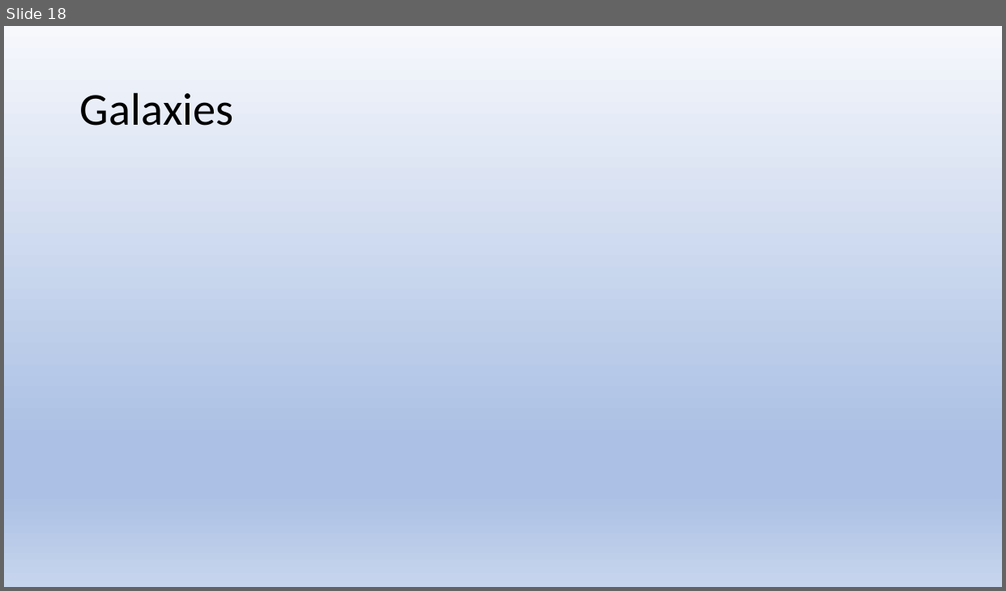
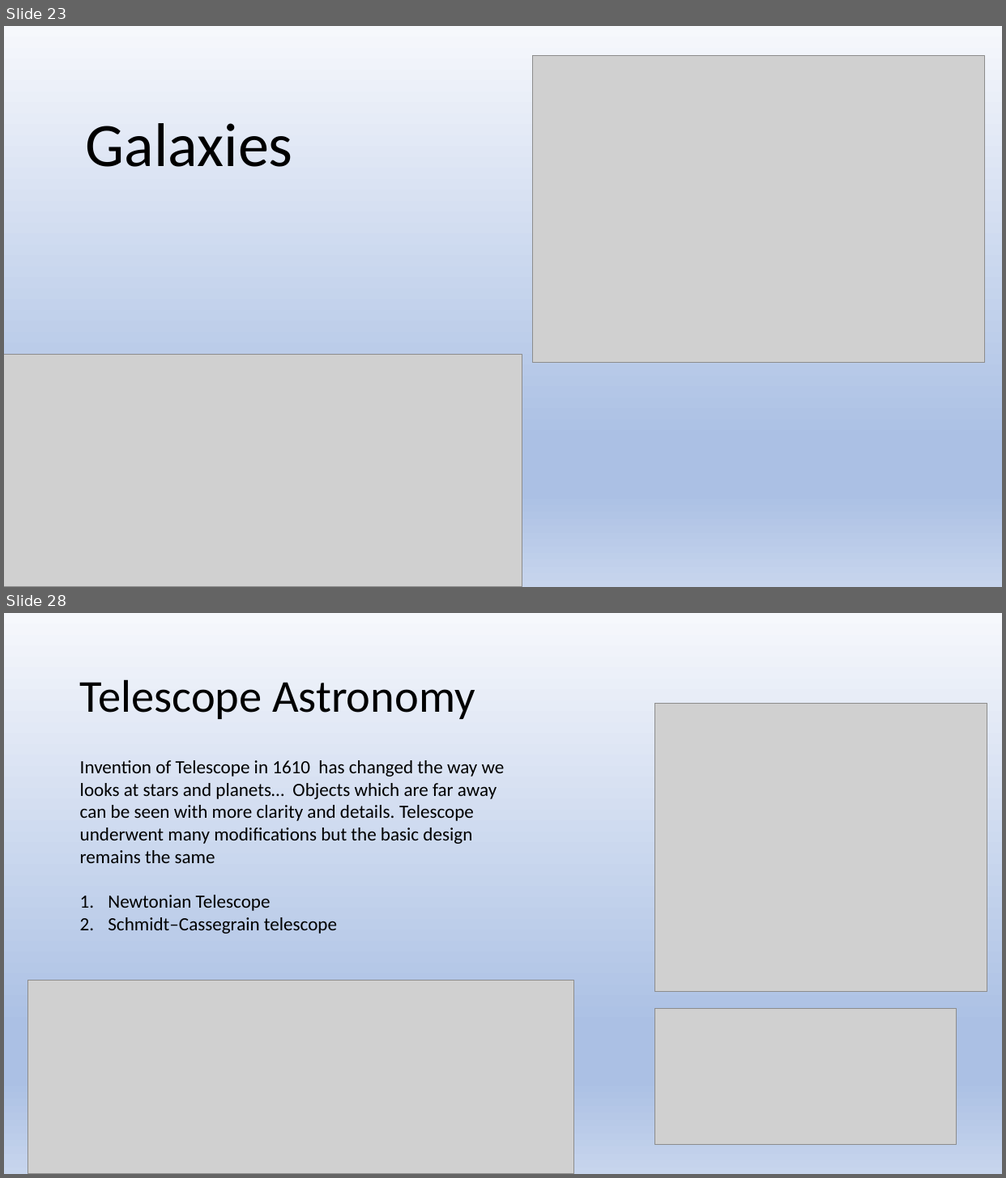
Before and after one commit to girishsukukumar/General, a slide deck: astronomy-kids.pptx. Shown one above the other, each under a label of ours: slide 18 before the commit, slides 23 and 28 after it; the slides between them are not shown. The pictures are 1006x591 and 1006x1178 pixels, drawn with LibreOffice and Linux fonts; fonts in the diff are those of the drawing; grey boxes stand for pictures. Boxes give left, top, right and bottom in pixels: in the first picture for what was removed or moved away, otherwise in the second. Text is boxed around its words. In the diff, an @@ line names an element or a change of style, - is before the commit and + after.

```diff
--- a/astronomy-kids.pptx
+++ b/astronomy-kids.pptx
@@ slide 28 added at <box>4,613,1002,1174</box>, background gradient #F6F8FC to #ABC0E4 to #C7D5ED @@
@@ title added at <box>80,679,475,719</box>, 44 pt, text #000000 @@
+Telescope Astronomy
@@ picture added at <box>655,704,987,992</box> @@
@@ text added at <box>80,760,505,934</box>, 18 pt, text #000000 @@
+Invention of Telescope in 1610 has changed the way we looks at stars and planets… Objects which are far away can be seen with more clarity and details. Telescope underwent many modifications but the basic design remains the same
+1. Newtonian Telescope
+2. Schmidt–Cassegrain telescope
@@ picture added at <box>28,980,573,1174</box> @@
@@ picture added at <box>655,1009,957,1144</box> @@
@@ what was slide 18 is now slide 23 @@
@@ slide 23 changed as well @@
@@ picture added at <box>533,56,984,363</box> @@
@@ title "Galaxies": place and size @@
-title "Galaxies" at <box>80,92,234,126</box>
+title "Galaxies" at <box>86,123,293,167</box>
@@ title "Galaxies" at <box>86,123,293,167</box>: size 44 to 59.4 pt @@
@@ picture added at <box>4,355,522,587</box> @@
```
Also in this commit, not shown: 9 other slides changed, 14 other slides added, 3 slides removed.
